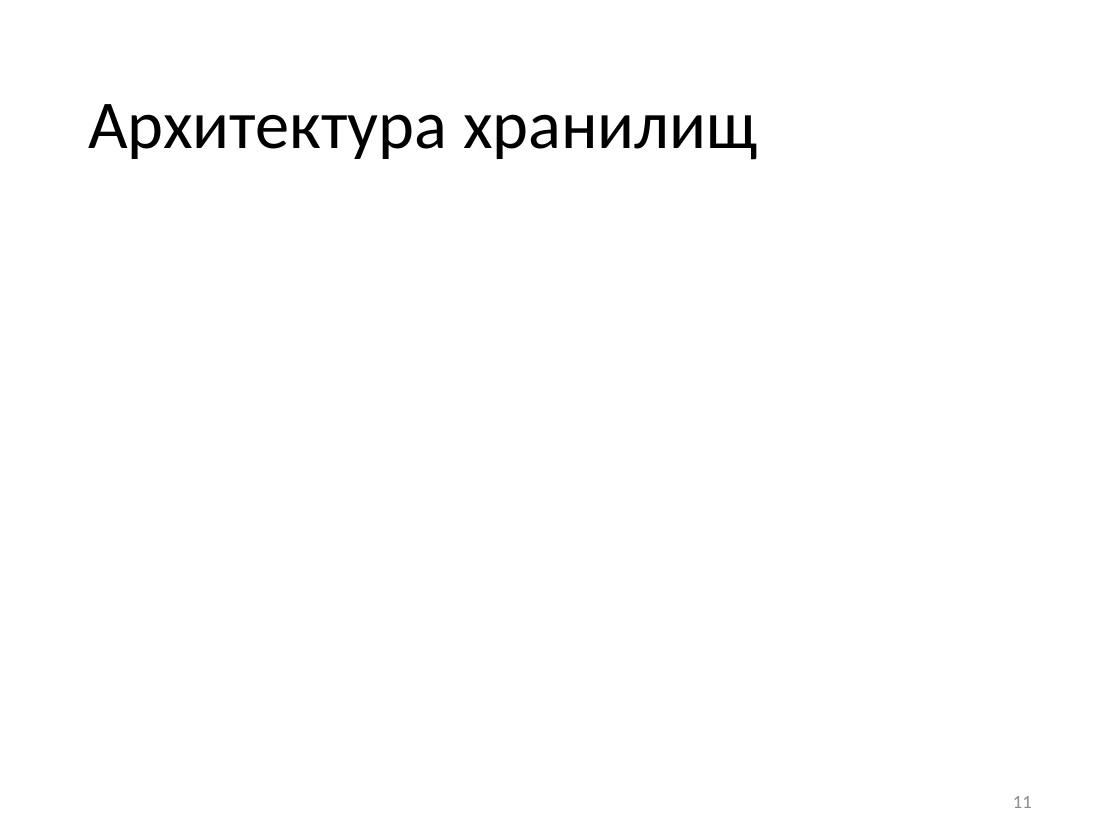
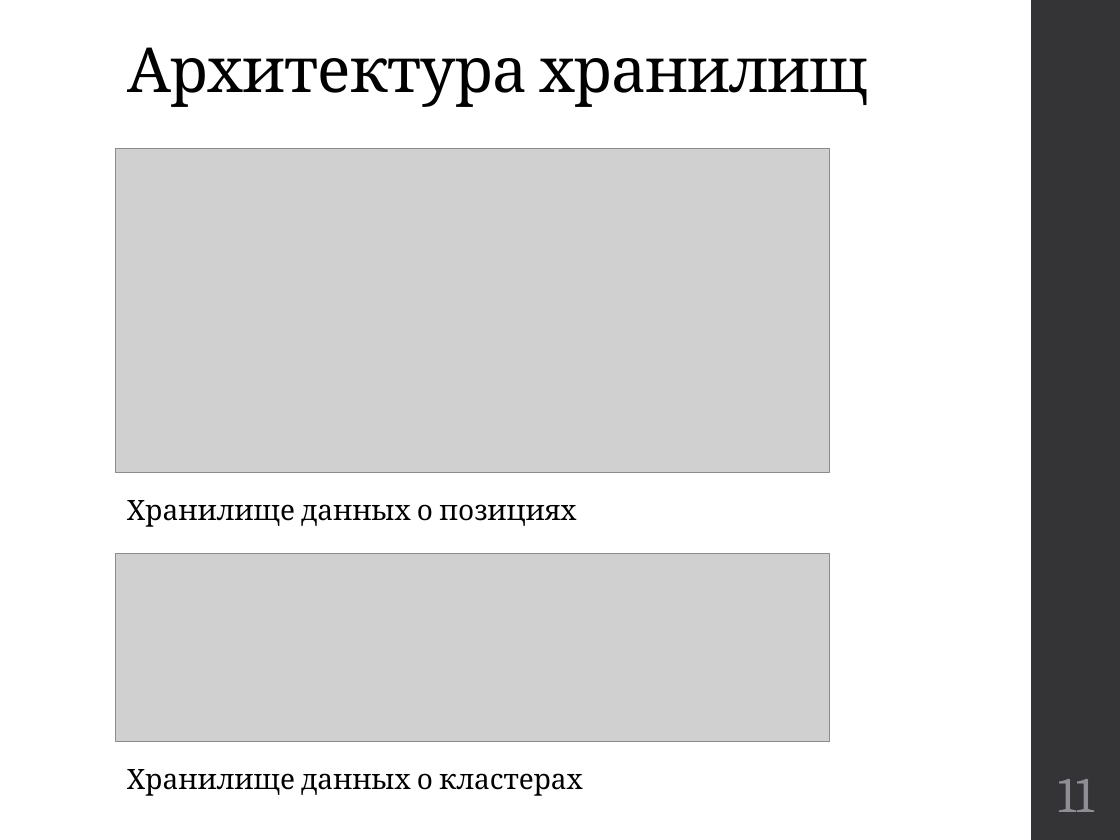
Before and after one commit to kwadraterry/diploma, a slide deck: slide 11 of Отчет/Доклад Неповинных.pptx. Drawn at 1120x840 pixels with LibreOffice and Linux fonts; fonts in the diff are those of the drawing; grey boxes stand for pictures. Boxes give left, top, right and bottom in pixels: in the first picture for what was removed or moved away, otherwise in the second. Text is boxed around its words. In the diff, an @@ line names an element or a change of style, - is before the commit and + after.

```diff
--- a/Отчет/Доклад Неповинных.pptx
+++ b/Отчет/Доклад Неповинных.pptx
@@ title "Архитектура хранилищ" moved from (x1=88, y1=104, x2=758, y2=160) to (x1=127, y1=47, x2=868, y2=107) @@
@@ title "Архитектура хранилищ" at (x1=127, y1=47, x2=868, y2=107): size 44 to 40 pt, font Calibri to Cambria, letter spacing 0 to -0.5 pt; vertical alignment middle to bottom @@
@@ rectangle added at (x1=1032, y1=0, x2=1120, y2=840), fill #353537 @@
@@ picture added at (x1=115, y1=148, x2=829, y2=473) @@
@@ text added at (x1=127, y1=500, x2=576, y2=527), 18 pt, text #000000 @@
+Хранилище данных о позициях
@@ picture added at (x1=115, y1=553, x2=829, y2=741) @@
@@ text added at (x1=127, y1=769, x2=582, y2=796), 18 pt, text #000000 @@
+Хранилище данных о кластерах
@@ page number moved from (x1=1013, y1=796, x2=1032, y2=808) to (x1=1058, y1=779, x2=1094, y2=812) @@
@@ page number at (x1=1058, y1=779, x2=1094, y2=812): size 12 to 32 pt, font Calibri to Cambria, text colour #8C8C8C to #8E8E94; alignment right to centre @@
```
Also in this commit, not shown: 10 other slides changed, 4 slides added, 4 slides removed, 1 other file.
